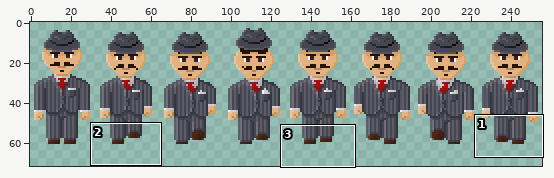
One commit to this sprite sheet: Assets/sprites/character-sprites/mafioso.png. The first picture is a wide view before the edit; the outline marks the close-up.
Close-up. Before the commit:
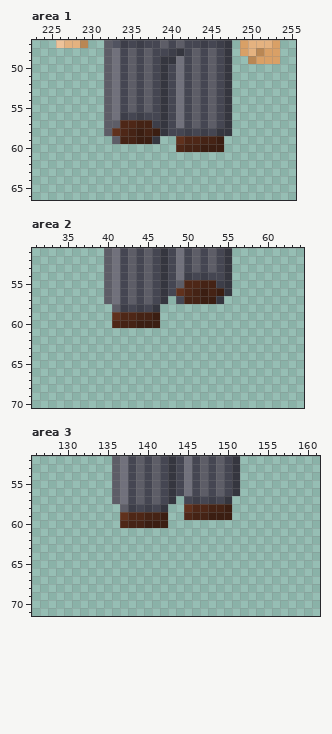
The file is 256x128 pixels. Colours within 5 levels of each other are drawn and written as one. Shown: area 1: x 223..255, y 47..66; area 2: x 31..64, y 51..70; area 3: x 126..161, y 52..71. The old version is drawn lined up with the new one. The wide view leaves out empty margins. The commit also changed other parts of the picture, which this record leaves out.
After:
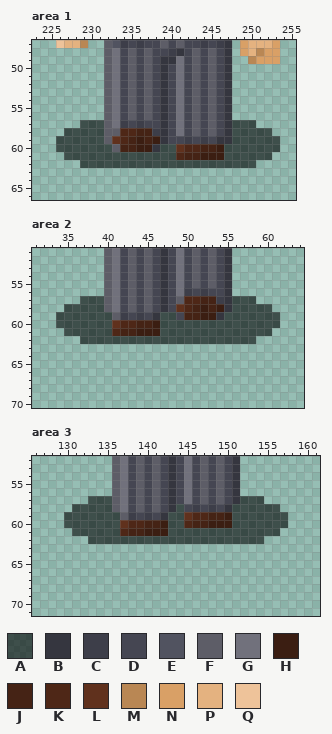
Palette (. is transparent): A #00000095  B #35363f  C #3d3e49  D #454652  E #515360  F #5d5d67  G #71717c  H #3b1e12  J #452315  K #4e2717  L #60311d  M #b98754  N #d9a066  P #e4b280  Q #eec39a
Diff:
whole drawing moved by +0,-3 (the old picture is shown already moved)
Changed rows in their new state; - is an unchanged pixel.
Area 1:
first column x 226:
56 --------DFDF----------------
57 ---AAA-GCDCDD---------AAA---
58 -AAAAA-F-KJ-C--GDFDFD-AAAAA-
59 AAAAAAFLK--JHBDDCDCDBBAAAAAA
60 AAAAAAAFJJHHBAALKKJJ-AAAAAAA
61 -AAAAAAAAAAAAAAKJJHHHAAAAAA-
62 ---AAAAAAAAAAAAAAAAAAAAAA---
Area 2:
first column x 34:
54 ----------------DFDF--------
55 ---------------GDFDFD-------
56 ---------------GCDCDD-------
57 ---AAA--------DFKKJJCBAAA---
58 -AAAAAFGDFDFDBDLKJHJHBAAAAA-
59 AAAAAAAFCDCDBAADJJHHBAAAAAAA
60 AAAAAAALKKJJ-AAAAAAAAAAAAAAA
61 -AAAAAAKJJHHHAAAAAAAAAAAAAA-
62 ---AAAAAAAAAAAAAAAAAAAAAA---
Area 3:
first column x 130:
57 ---AAA--------DGDFDFDBAAA---
58 -AAAAAFGDFDFDBADCDCDBAAAAAA-
59 AAAAAAAFCDCDBAALKKJJ-AAAAAAA
60 AAAAAAALKKJJ-AAKJJHHHAAAAAAA
61 -AAAAAAKJJHHHAAAAAAAAAAAAAA-
62 ---AAAAAAAAAAAAAAAAAAAAAA---
